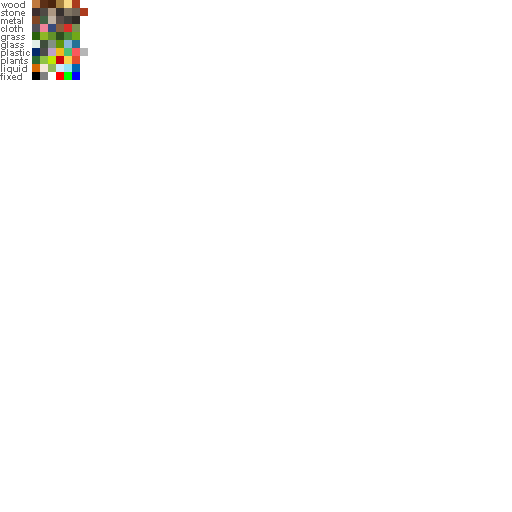
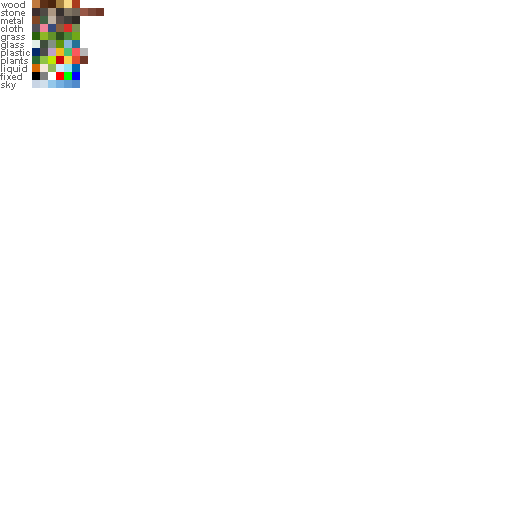
Layer changes from the first 512×512 image to the second:
added layer "sky" above "fixed copy" over [1, 81, 16, 90]
added group "fixed copy" with 6 layers above "fixed" over [32, 80, 80, 88]
added layer "Rectangle 1 copy 5" (1st of 11, in "fixed copy") in group "fixed copy" over [72, 80, 80, 88]
added layer "Rectangle 1 copy 4" (1st of 11, in "fixed copy") in group "fixed copy" over [64, 80, 72, 88]
added layer "Rectangle 1 copy 3" (1st of 11, in "fixed copy") in group "fixed copy" over [56, 80, 64, 88]
added layer "Rectangle 1 copy 2" (1st of 11, in "fixed copy") in group "fixed copy" over [48, 80, 56, 88]
added layer "Rectangle 1 copy" (1st of 11, in "fixed copy") in group "fixed copy" over [40, 80, 48, 88]
added layer "Rectangle 1" (1st of 11, in "fixed copy") in group "fixed copy" over [32, 80, 40, 88]
added layer "Rectangle 1 copy 10" in group "plants" over [80, 56, 88, 64]
added layer "Rectangle 1 copy 9" in group "stone" over [96, 8, 104, 16]
added layer "Rectangle 1 copy 8" in group "stone" over [88, 8, 96, 16]
painted on "Rectangle 1 copy 7" over [80, 8, 88, 16]
